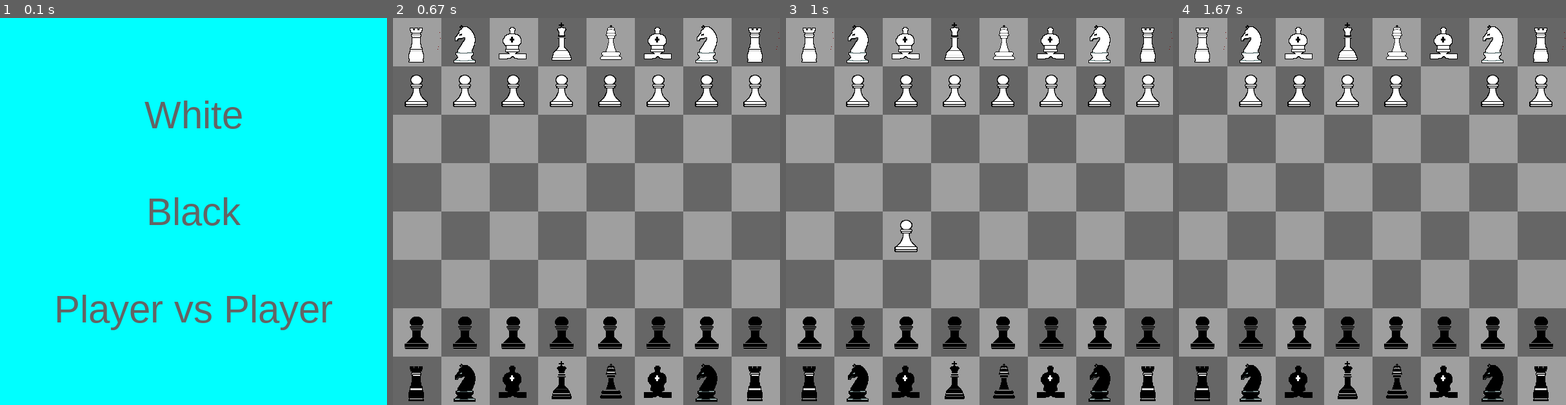
Above: before the commit, frames 1-4 (left to right).
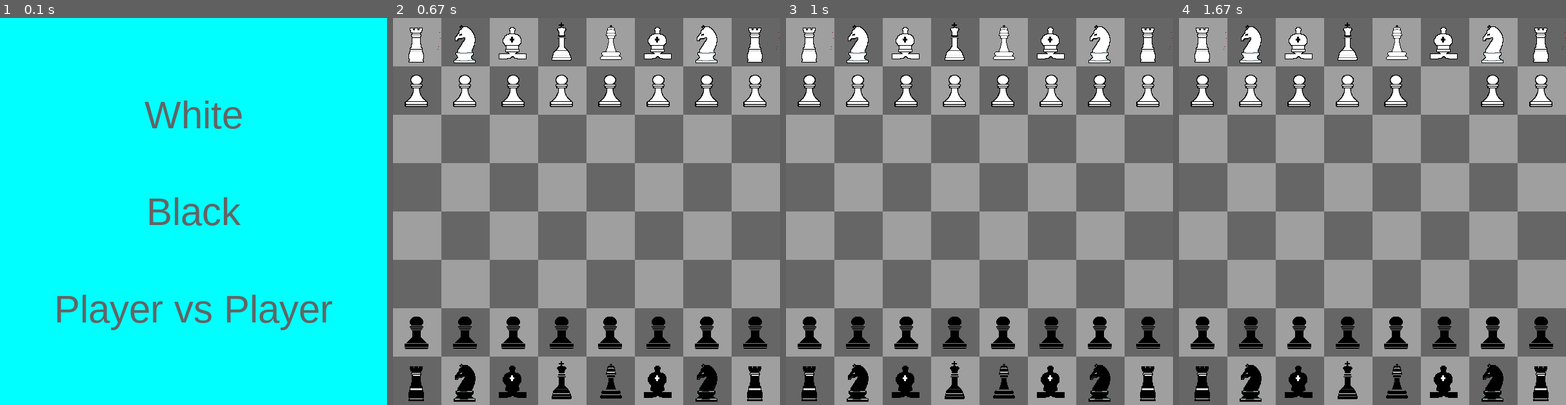
Above: after the commit, the same moments.

Repository: KallePalmunen/Shakkibotti
Game: pygame game, started from pygametester.py
Two runs of this game, one before a commit and one after it. Both use one fixed random seed, a clock stepped at 60 frames per second and the inputs below.
Inputs (mouse positions are in pixels of both pictures, inside the frame that each line leads up to):
- Up to frame 1 (0.1 s): no input
- Up to frame 2 (0.67 s): click (586, 211) at 0.38 s
- Up to frame 3 (1 s): click (886, 215) at 0.72 s
- Up to frame 4 (1.67 s): click (1430, 76) at 1.05 s; click (1380, 79) at 1.38 s

Frames 1-2 are identical in both runs. In frame 3, 0.5% of the frame differs, in the area x 3-34%, y 14-61%; in frame 4, 0.3%.

Commit message:
Added ability to move pieces in pygametester

Diff:
--- a/pygametester.py
+++ b/pygametester.py
@@ -9,11 +9,23 @@
 
 firstmenu = True
 
+def piecemove(n, x0, y0, x1, y1):
+    if not (x0 == x1 and y0 == y1):
+        return True
+    return False
+
+def movepieceto(n, x0, y0, x1, y1):
+    board[x0][y0] = n
+    board[x1][y1] = 0
+
 menufont = pygame.font.SysFont("Arial", 60)
 
 # Set up the drawing window
 x=600
 y=600
+click = 0
+pselectx = -1
+pselecty = -1
 board = [[30,10,20,50,40,21,11,31], [1,2,3,4,5,6,7,8],[0,0,0,0,0,0,0,0],[0,0,0,0,0,0,0,0],[0,0,0,0,0,0,0,0],
          [0,0,0,0,0,0,0,0],[-1,-2,-3,-4,-5,-6,-7,-8],[-30,-10,-20,-50,-40,-21,-11,-31]]
 screen = pygame.display.set_mode([x, y])
@@ -120,11 +132,16 @@
         if event.type == pygame.QUIT:
             running = False
         if event.type == pygame.MOUSEBUTTONDOWN:
-            for i in range(8):
-                if 1 in board[i]:
-                    board[i][board[i].index(1)] = 0
-                    break
-            board[int(pygame.mouse.get_pos()[1]/75)][int(pygame.mouse.get_pos()[0]/75)] = 1
+            if click == 1:
+                if piecemove(board[pselectx][pselecty], int(pygame.mouse.get_pos()[1]/75), int(pygame.mouse.get_pos()[0]/75), pselectx, pselecty):
+                    movepieceto(board[pselectx][pselecty], int(pygame.mouse.get_pos()[1]/75), int(pygame.mouse.get_pos()[0]/75), pselectx, pselecty)
+            if click == 0:
+                pselectx = int(pygame.mouse.get_pos()[1]/75)
+                pselecty = int(pygame.mouse.get_pos()[0]/75)
+                if board[pselectx][pselecty] != 0:
+                    click = 1
+            else:
+                click = 0
     # Drawing the board
     screen.blit(boardimg,(0,0))
     drawpieces()
